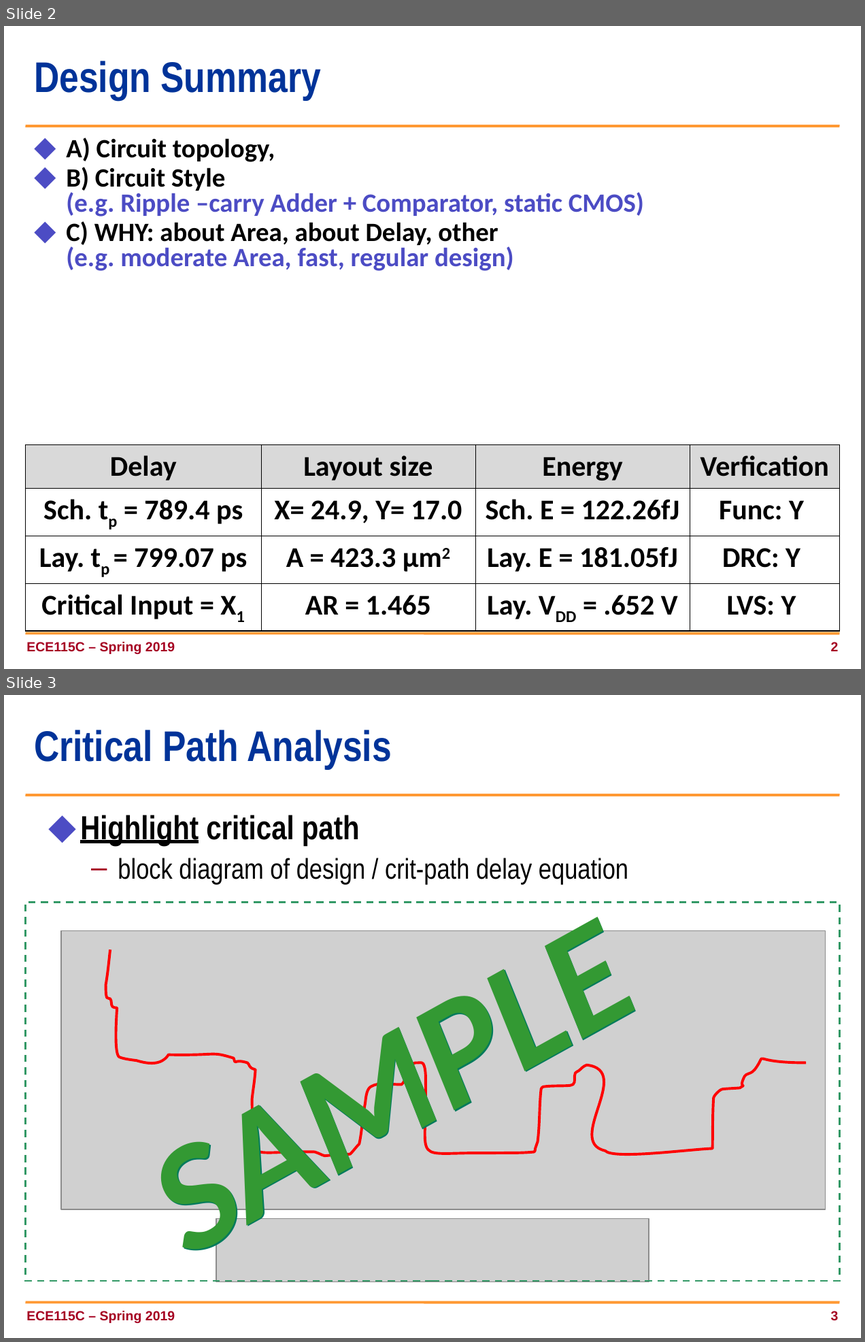
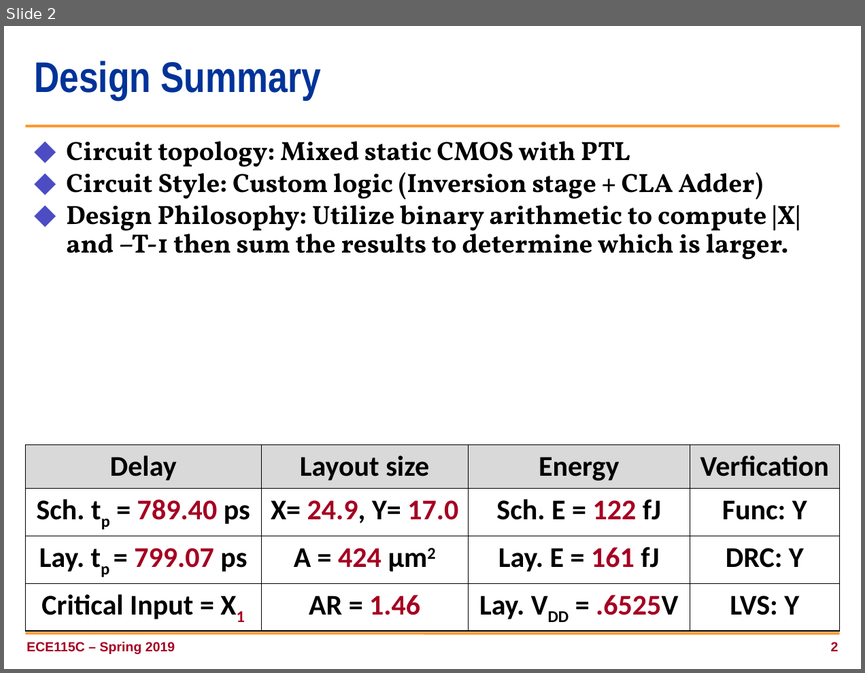
Before and after one commit to Jmiller7023/Neural-Spike-Detector, a slide deck: present_team_7.ppt. Shown one above the other, each under a label of ours: slides 2 and 3 before the commit, slide 2 after it. The pictures are 865x1342 and 865x673 pixels, drawn with LibreOffice and Linux fonts; fonts in the diff are those of the drawing; grey boxes stand for pictures; background and template pictures are left out. Boxes give left, top, right and bottom in pixels: in the first picture for what was removed or moved away, otherwise in the second. Text is boxed around its words. In the diff, an @@ line names an element or a change of style, - is before the commit and + after.

```diff
--- a/present_team_7.ppt
+++ b/present_team_7.ppt
@@ slide 3 removed at (x1=4, y1=695, x2=861, y2=1338), background #FFFFFF; not listed: 2 template elements that a slide beside it also shows @@
@@ title removed at (x1=34, y1=730, x2=392, y2=769) @@
-Critical Path Analysis
@@ text removed at (x1=80, y1=815, x2=628, y2=885) @@
-⬥ Highlight critical path
-  – block diagram of design / crit-path delay equation
@@ text removed at (x1=105, y1=862, x2=668, y2=1291) @@
-SAMPLE
@@ rectangle removed at (x1=26, y1=902, x2=839, y2=1281) @@
@@ picture removed at (x1=61, y1=930, x2=825, y2=1209) @@
@@ freeform shape removed at (x1=105, y1=949, x2=806, y2=1169) @@
@@ picture removed at (x1=216, y1=1219, x2=649, y2=1282) @@
@@ text removed at (x1=26, y1=1310, x2=175, y2=1323) @@
-ECE115C – Spring 2019
@@ page number removed at (x1=831, y1=1310, x2=838, y2=1321) @@
-3
@@ slide 2 changed as well @@
@@ text at (x1=66, y1=141, x2=800, y2=259): text changed; font Calibri to Vollkorn; text colour #4C4CC4 to #000000 @@
-⬥ A) Circuit topology,
-⬥ B) Circuit Style
-  (e.g. Ripple –carry Adder + Comparator, static CMOS)
-⬥ C) WHY: about Area, about Delay, other
-  (e.g. moderate Area, fast, regular design)
+⬥ Circuit topology: Mixed static CMOS with PTL
+⬥ Circuit Style: Custom logic (Inversion stage + CLA Adder)
+⬥ Design Philosophy: Utilize binary arithmetic to compute |X| and –T-1 then sum the results to determine which is larger.
@@ table at (x1=26, y1=445, x2=839, y2=624) @@
-row 2, column 1: Sch. tp = 789.4 ps
+row 2, column 1: Sch. tp = 789.40 ps
-row 2, column 3: Sch. E = 122.26fJ
+row 2, column 3: Sch. E = 122 fJ
-row 3, column 2: A = 423.3 µm2
+row 3, column 2: A = 424 µm2
-row 3, column 3: Lay. E = 181.05fJ
+row 3, column 3: Lay. E = 161 fJ
-row 4, column 2: AR = 1.465
+row 4, column 2: AR = 1.46
-row 4, column 3: Lay. VDD = .652 V
+row 4, column 3: Lay. VDD = .6525V
@@ text colour #000000 to #A50021 in "24.9, 17.0", "799.07", "X1" @@
```
Also in this commit, not shown: 2 other slides changed, 4 slides added, 3 other slides removed, 8 other files.
